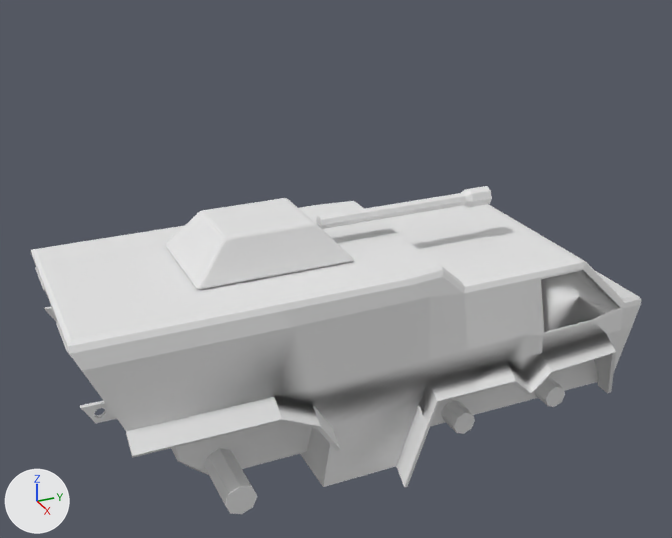
The FBX model Kart Proj/Assets/Characters/SGT Tanks/Both/Tank.fbx: old version first, new version second.
Rendered twice from a camera (50 mm lens) standing at (6.68, -2.99, 5.18) and looking at (-0.01, 0.01, 1.84). Arrows for +X, +Y and +Z are at lower left; the lights stay in place. Where no turn or scale is listed for an object, it has been applied to the vertices. Vertices at the same position are counted once.

The first picture shows 'Tank'.
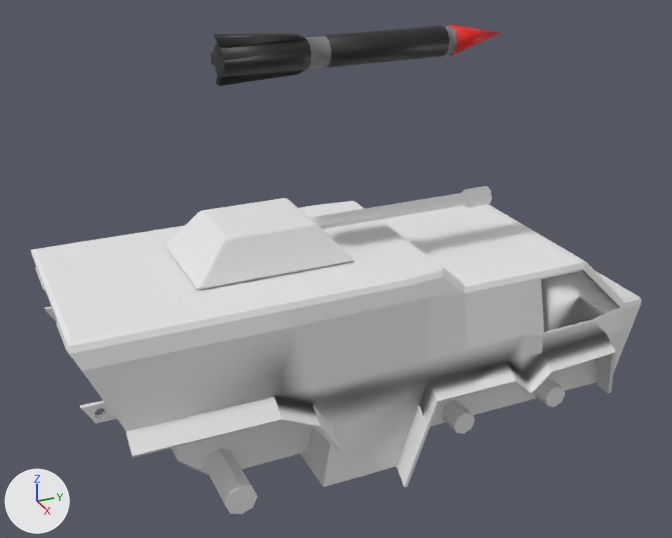
The newer file is also turned or shifted as a whole; pictures and numbers use the older file's frame.

Boxes [x1, y1, x2, y2] around the edits, measured in the pictures (672 x 538 px; the box of a moved part takes in the faces that stretch with it):
'Tank', reshaped (49% taller)
    before: [31, 186, 641, 514]
    after: [31, 25, 641, 514]
part 1 of me_texture_2, added (black)
    after: [211, 25, 501, 86]
part 2 of me_texture_2, moved or reshaped
    before: [316, 193, 466, 229]
    after: [310, 193, 466, 229]

The change, as a list of edits to the scene's bpy script:
```text
Add mat_base:
    mat_base = principled_material('Base')
    mat_base.base_color = (0.0138, 0.0138, 0.0138)  # black #1f1f1f
Add mat_metal:
    mat_metal = principled_material('Metal')
    mat_metal.base_color = (0.184, 0.184, 0.184)  # grey #777777
Add mat_tip:
    mat_tip = principled_material('Tip')
    mat_tip.base_color = (0.8, 0.00548, 0.00685)  # red #e71114
Change me_texture_2:
    used by ob_tank; location = (0.0, 0.0, 0.0)
    verts and faces of me_texture_2; kept vertices keep their numbers, new ones are numbered from 1416
    before: 330 (-0.04, -0.14, 2.34) at pixel (316, 216), 331 (0.0, -0.14, 2.36) at pixel (318, 216), 334 (-0.04, -0.14, 2.25), 335 (-0.06, -0.14, 2.3) at pixel (316, 220), 338 (0.04, -0.14, 2.25) at pixel (321, 229)
    before: 339 (0.0, -0.14, 2.24), 342 (0.04, -0.14, 2.34) at pixel (321, 219), 343 (0.06, -0.14, 2.3) at pixel (321, 225)
    remove me_texture_2.from_pydata(...)  # 1416 vertices, 1415 faces; spans x -1.13..1.13, y -2.38..2.99, z 0.26..2.44
    add me_texture_2.from_pydata(...)  # 1737 vertices, 1736 faces; spans x -1.13..1.13, y -2.38..2.99, z 0.26..3.91
    me_texture_2 part 1: a new loose piece of 321 vertices spanning x -0.18..0.17, y -0.96..1.54, z 3.53..3.91
    me_texture_2 part 2
    add for i in [330, 331, 334, 335, 338, 339, 342, 343]: verts[i] += (0.0, -0.24, 0.0)
    add me_texture_2.materials.append(mat_base)  # black #1f1f1f
    add me_texture_2.materials.append(mat_tip)  # red #e71114
    add me_texture_2.materials.append(mat_metal)  # grey #777777
```
